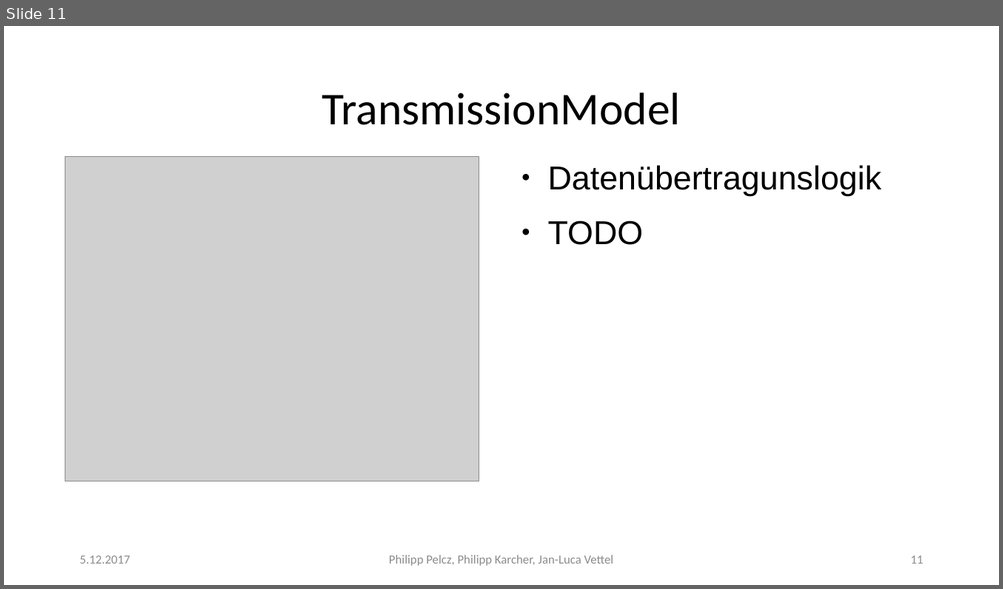
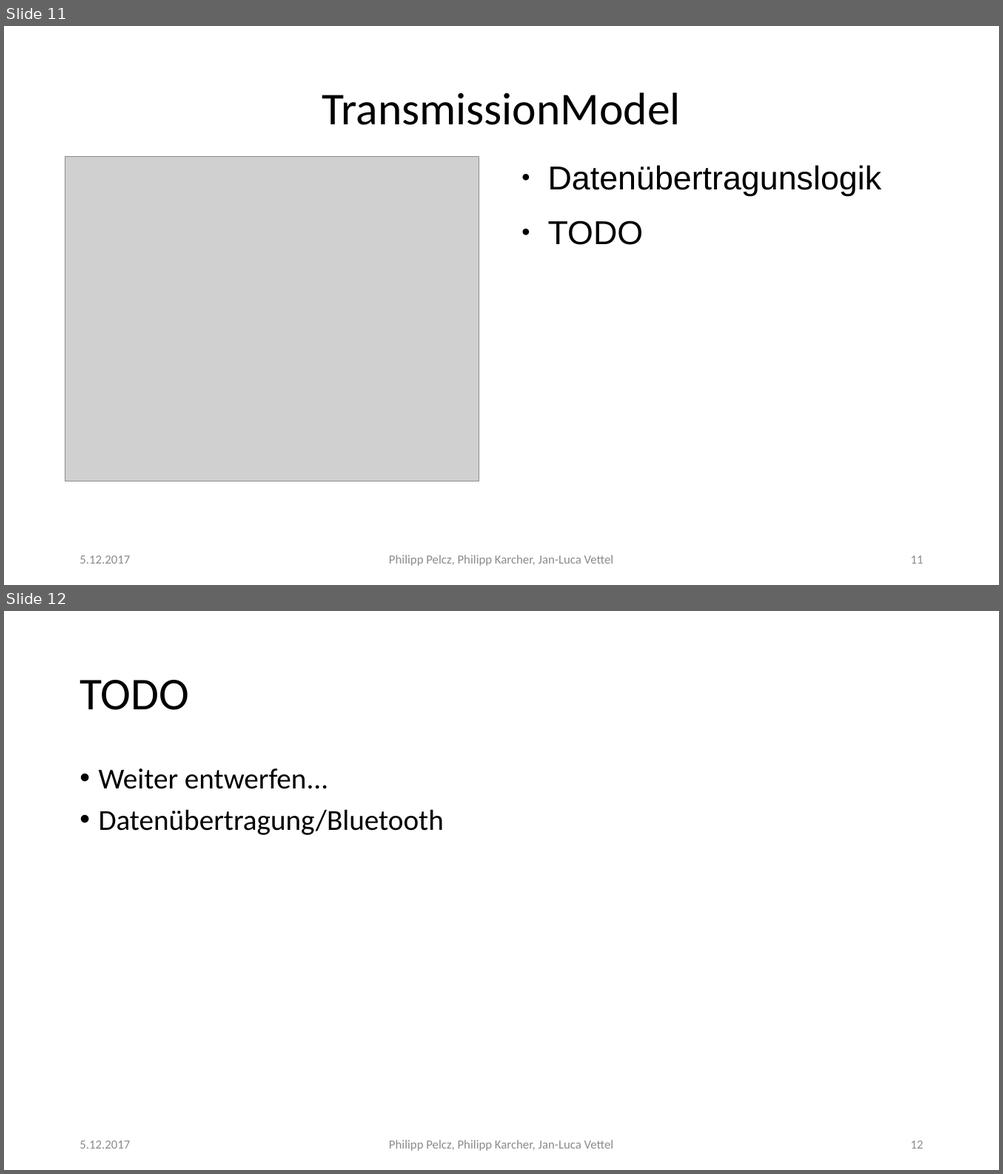
Before and after one commit to Pelcz97/Medox, a slide deck: Entwurf/1.Gruppentreffen.pptx. Shown one above the other, each under a label of ours: slide 11 before the commit, slides 11 and 12 after it. The pictures are 1003x589 and 1003x1174 pixels, drawn with LibreOffice and Linux fonts; fonts in the diff are those of the drawing; grey boxes stand for pictures. Boxes give left, top, right and bottom in pixels: in the first picture for what was removed or moved away, otherwise in the second. Text is boxed around its words. In the diff, an @@ line names an element or a change of style, - is before the commit and + after.

```diff
--- a/Entwurf/1.Gruppentreffen.pptx
+++ b/Entwurf/1.Gruppentreffen.pptx
@@ slide 12 added at (4, 611, 999, 1170), background #FFFFFF @@
@@ text added at (79, 680, 189, 710), 44 pt, text #000000 @@
+TODO
@@ text added at (99, 769, 444, 835), 28 pt, text #000000 @@
+• Weiter entwerfen...
+• Datenübertragung/Bluetooth
@@ text added at (79, 1141, 130, 1149), 12 pt, text #8B8B8B @@
+5.12.2017
@@ text added at (389, 1140, 614, 1151), 12 pt, text #8B8B8B @@
+Philipp Pelcz, Philipp Karcher, Jan-Luca Vettel
@@ page number added at (910, 1141, 923, 1149), 12 pt, text #8B8B8B @@
+12
```
Also in this commit, not shown: 1 other slide added, 1 slide removed, 1 other file.
